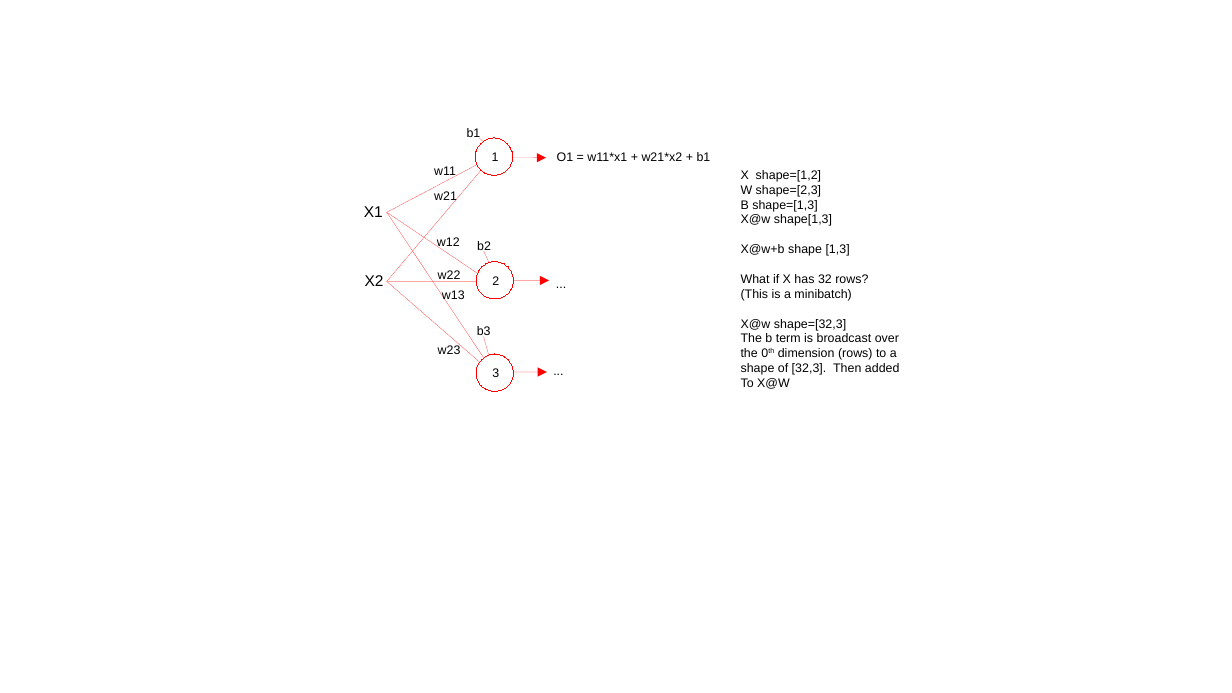
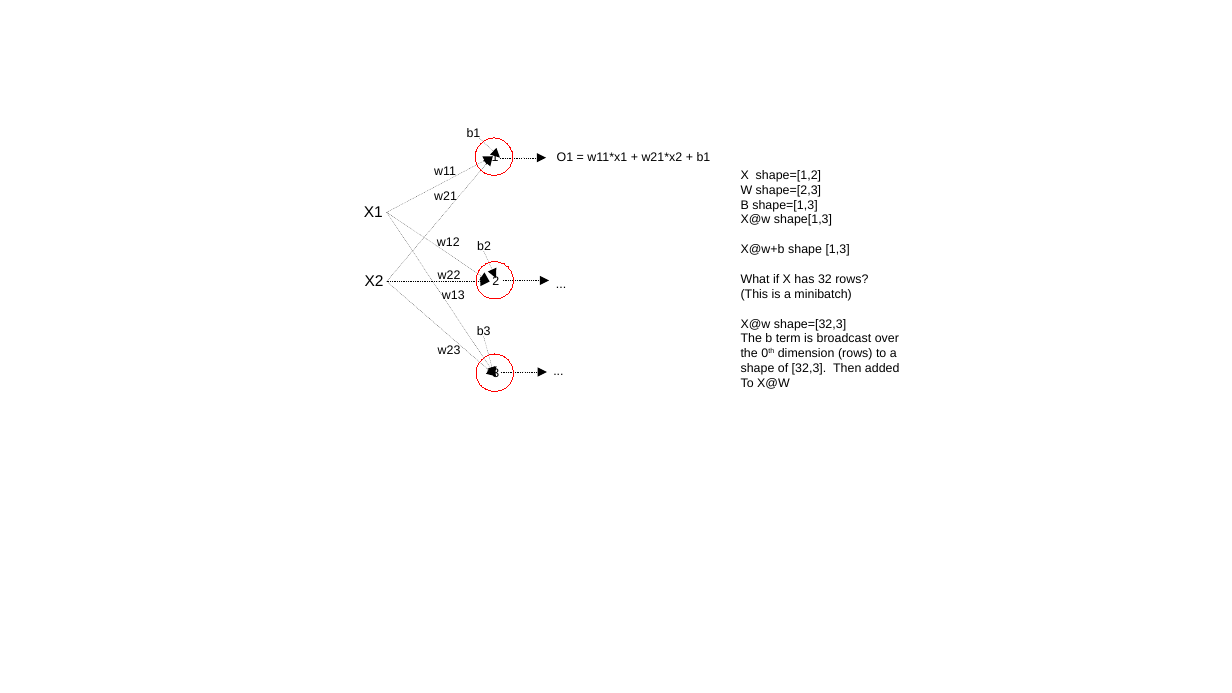
Before and after one commit to CNUClasses/CPSC471, a slide deck: slide 3 of content/lectures/illustration_ppt/illustrations.odp. Drawn at 1232x693 pixels with LibreOffice and Linux fonts; fonts in the diff are those of the drawing. Boxes give left, top, right and bottom in pixels: in the first picture for what was removed or moved away, otherwise in the second. Text is boxed around its words. In the diff, an @@ line names an element or a change of style, - is before the commit and + after.

Commit message:
lecture

```diff
--- a/content/lectures/illustration_ppt/illustrations.odp
+++ b/content/lectures/illustration_ppt/illustrations.odp
@@ arrow (480, 138) - (500, 158): stroke #FF0000 0 pt to #000000 0 pt @@
@@ arrow (387, 212) - (493, 157): stroke #FF0000 0 pt to #000000 0 pt @@
@@ arrow (387, 282) - (493, 157): stroke #FF0000 0 pt to #000000 0 pt @@
@@ arrow (500, 158) - (547, 158): stroke #FF0000 0 pt to #000000 0 pt @@
@@ arrow (387, 212) - (496, 377): stroke #FF0000 0 pt to #000000 0 pt @@
@@ arrow (387, 212) - (490, 282): stroke #FF0000 0 pt to #000000 0 pt @@
@@ arrow (484, 252) - (496, 278): stroke #FF0000 0 pt to #000000 0 pt @@
@@ arrow (387, 282) - (490, 282): stroke #FF0000 0 pt to #000000 0 pt @@
@@ arrow (387, 282) - (496, 377): stroke #FF0000 0 pt to #000000 0 pt @@
@@ arrow (503, 281) - (549, 281): stroke #FF0000 0 pt to #000000 0 pt @@
@@ fill #FFFFFF to none in 3 elements at <box>475,138,513,176</box>, <box>476,262,514,300</box>, <box>476,354,514,392</box> @@
@@ arrow (484, 337) - (494, 377): stroke #FF0000 0 pt to #000000 0 pt @@
@@ arrow (501, 372) - (547, 372): stroke #FF0000 0 pt to #000000 0 pt @@
```
Also in this commit, not shown: 2 other slides changed, 1 slide added, 1 other file.
